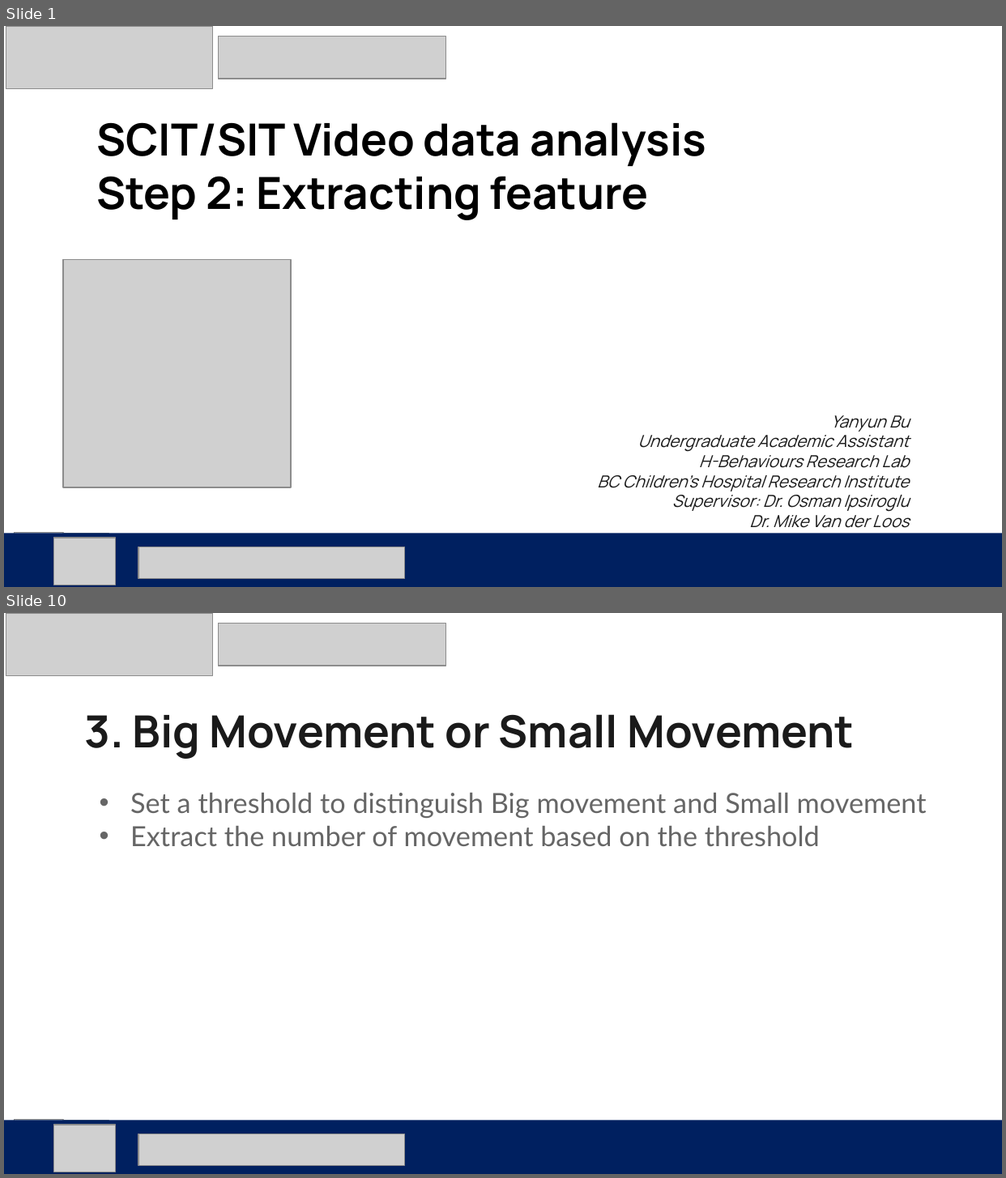
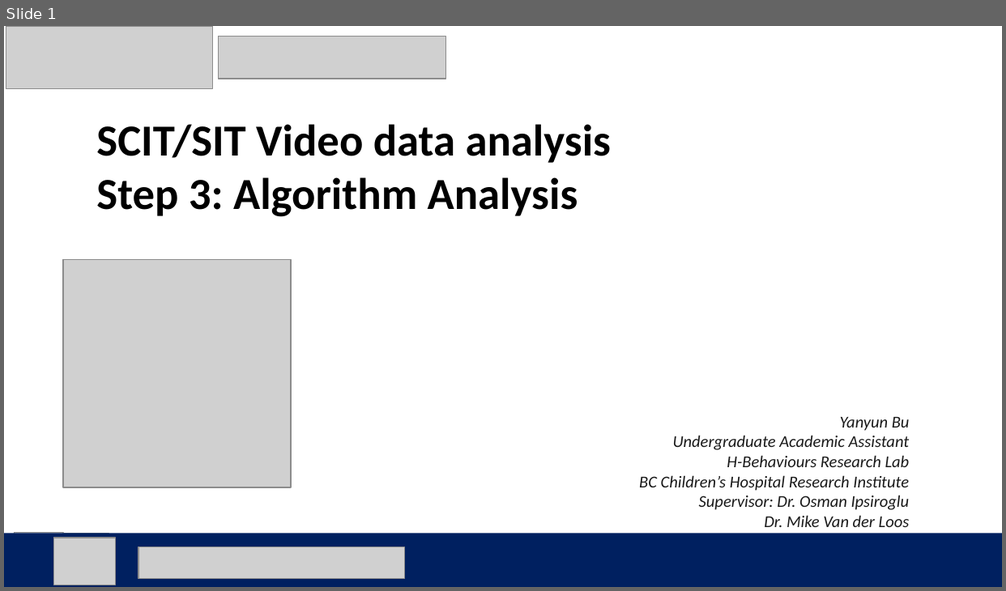
Before and after one commit to buyanyun/video-analysis-testing, a slide deck: step3_analysis.pptx. Shown one above the other, each under a label of ours: slides 1 and 10 before the commit, slide 1 after it; the slides between them are not shown. The pictures are 1006x1178 and 1006x591 pixels, drawn with LibreOffice and Linux fonts; fonts in the diff are those of the drawing; grey boxes stand for pictures. Boxes give left, top, right and bottom in pixels: in the first picture for what was removed or moved away, otherwise in the second. Text is boxed around its words. In the diff, an @@ line names an element or a change of style, - is before the commit and + after.

Commit message:
update ppt and figure

```diff
--- a/step3_analysis.pptx
+++ b/step3_analysis.pptx
@@ slide 10 removed at (4,613,1002,1174), background #FFFFFF @@
@@ picture removed at (6,613,212,676) @@
@@ picture removed at (219,623,446,666) @@
@@ text removed at (84,714,854,759) @@
-3. Big Movement or Small Movement
@@ text removed at (130,793,927,846) @@
-• Set a threshold to distinguish Big movement and Small movement
-• Extract the number of movement based on the threshold
@@ rectangle removed at (4,1120,1002,1174) @@
@@ picture removed at (14,1120,63,1169) @@
@@ picture removed at (46,1120,108,1174) @@
@@ picture removed at (54,1125,116,1172) @@
@@ picture removed at (138,1135,405,1166) @@
@@ slide 1 changed as well @@
@@ text at (96,124,910,527): font Manrope to Calibri in "SCIT/SIT Video data analysis", "Yanyun Bu", "Undergraduate Academic Assistant", "H-Behaviours Research Lab" and 3 more places @@
@@ text at (96,177,578,217): text changed; font Manrope to Calibri @@
-Step 2: Extracting feature
+Step 3: Algorithm Analysis
```
Also in this commit, not shown: 5 other slides changed, 8 slides added, 13 other slides removed, 2 other files.
